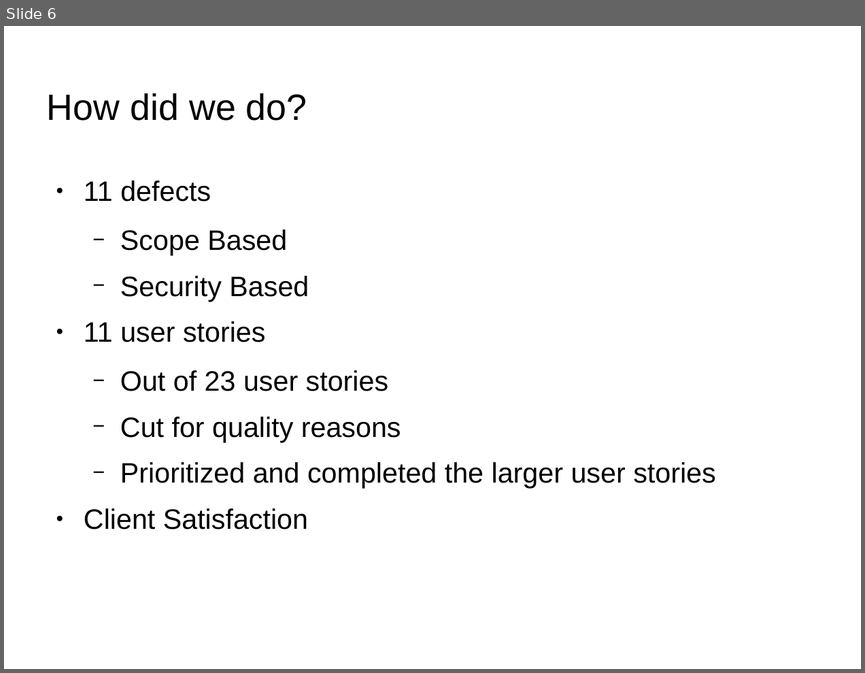
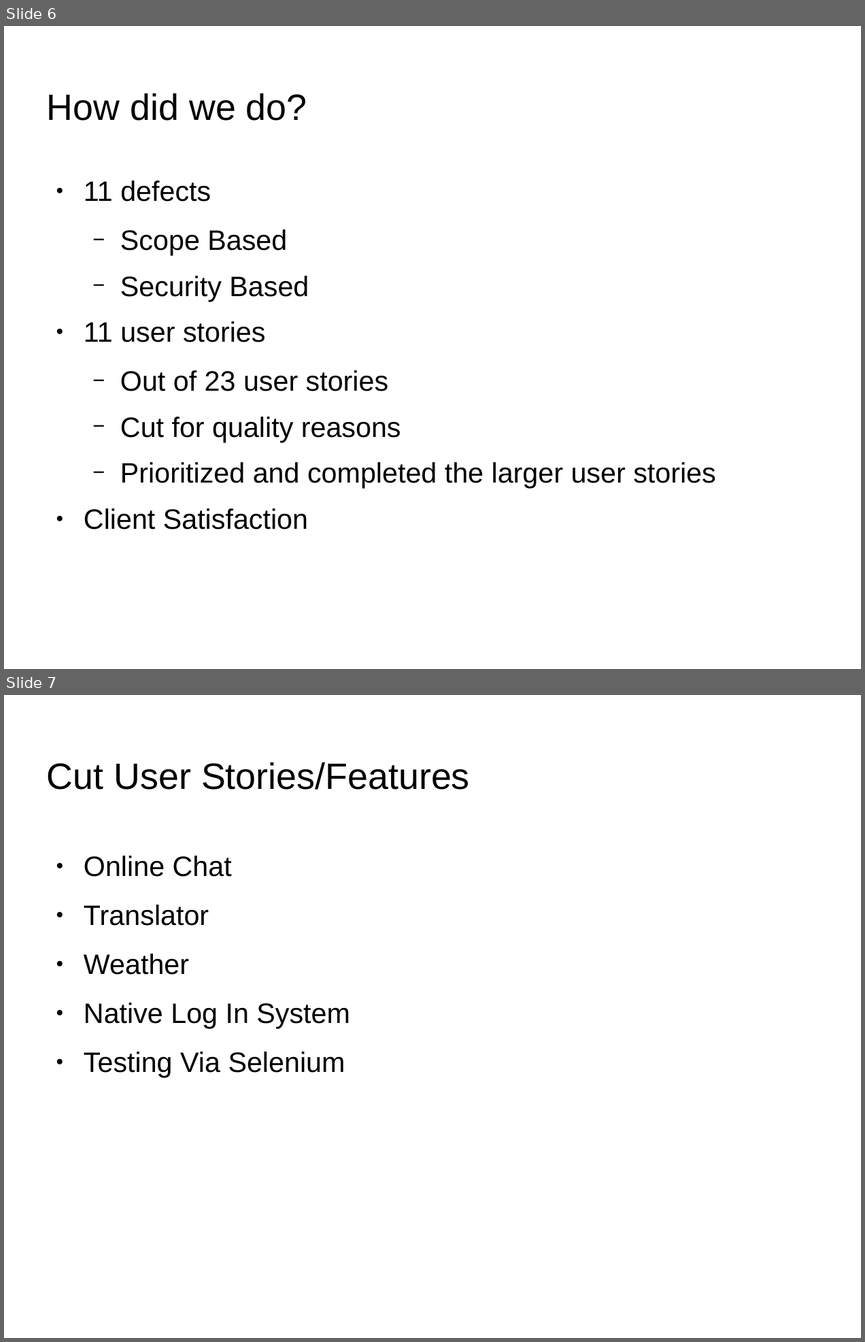
Before and after one commit to nkowdley/CS1530-Team9, a slide deck: presentation/1530Presentation.odp. Shown one above the other, each under a label of ours: slide 6 before the commit, slides 6 and 7 after it. The pictures are 865x673 and 865x1342 pixels, drawn with LibreOffice and Linux fonts; fonts in the diff are those of the drawing; background and template pictures are left out. Boxes give left, top, right and bottom in pixels: in the first picture for what was removed or moved away, otherwise in the second. Text is boxed around its words. In the diff, an @@ line names an element or a change of style, - is before the commit and + after.

Commit message:
presentation v4

```diff
--- a/presentation/1530Presentation.odp
+++ b/presentation/1530Presentation.odp
@@ slide 7 added at <box>4,695,861,1338</box>, background picture (left out) @@
@@ title added at <box>47,762,470,790</box>, 33.9 pt, text #000000 @@
+Cut User Stories/Features
@@ text added at <box>84,855,350,1077</box>, 26 pt, text #000000 @@
+● Online Chat
+● Translator
+● Weather
+● Native Log In System
+● Testing Via Selenium
```
